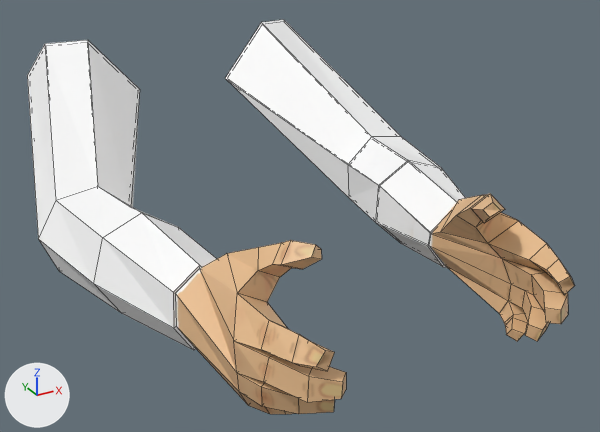
The Blender file Assets/models/basic clothes.blend: old version first, new version second.
Rendered twice from a 50 mm lens placed at (-0.411, -0.623, 0.4), pointed at (0.017, 0.154, 0.012). Every picture has the same lights, and +X, +Y and +Z are marked at lower left. Mesh edges are drawn as thin lines.
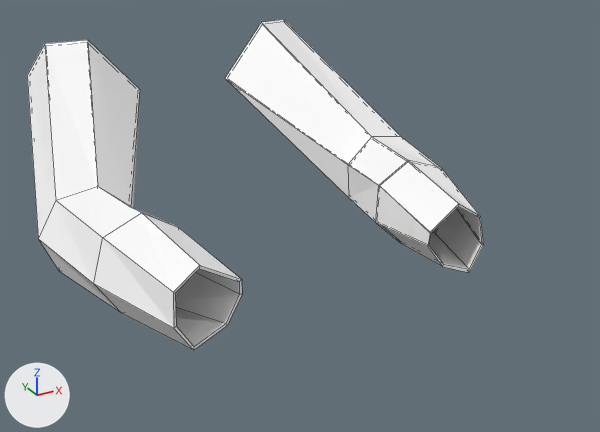
What differs and where, as boxes [x1, y1, x2, y2] in the pictures (600 x 432 px):
'Cylinder.002', deleted (beige): before [175, 194, 574, 414]

What the commit changed:
Object 'Cylinder.002' (ob_cylinder_002) is deleted.
